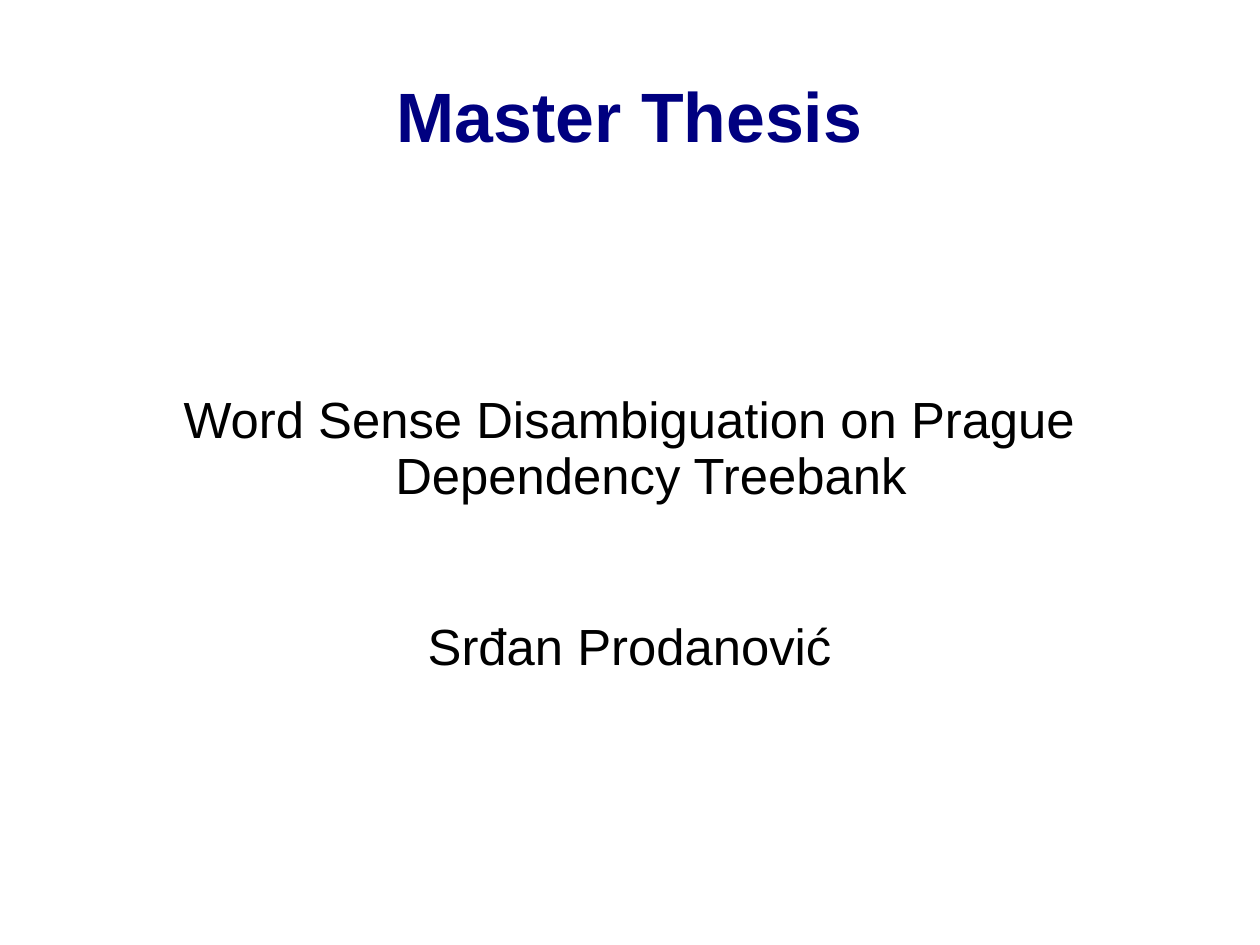
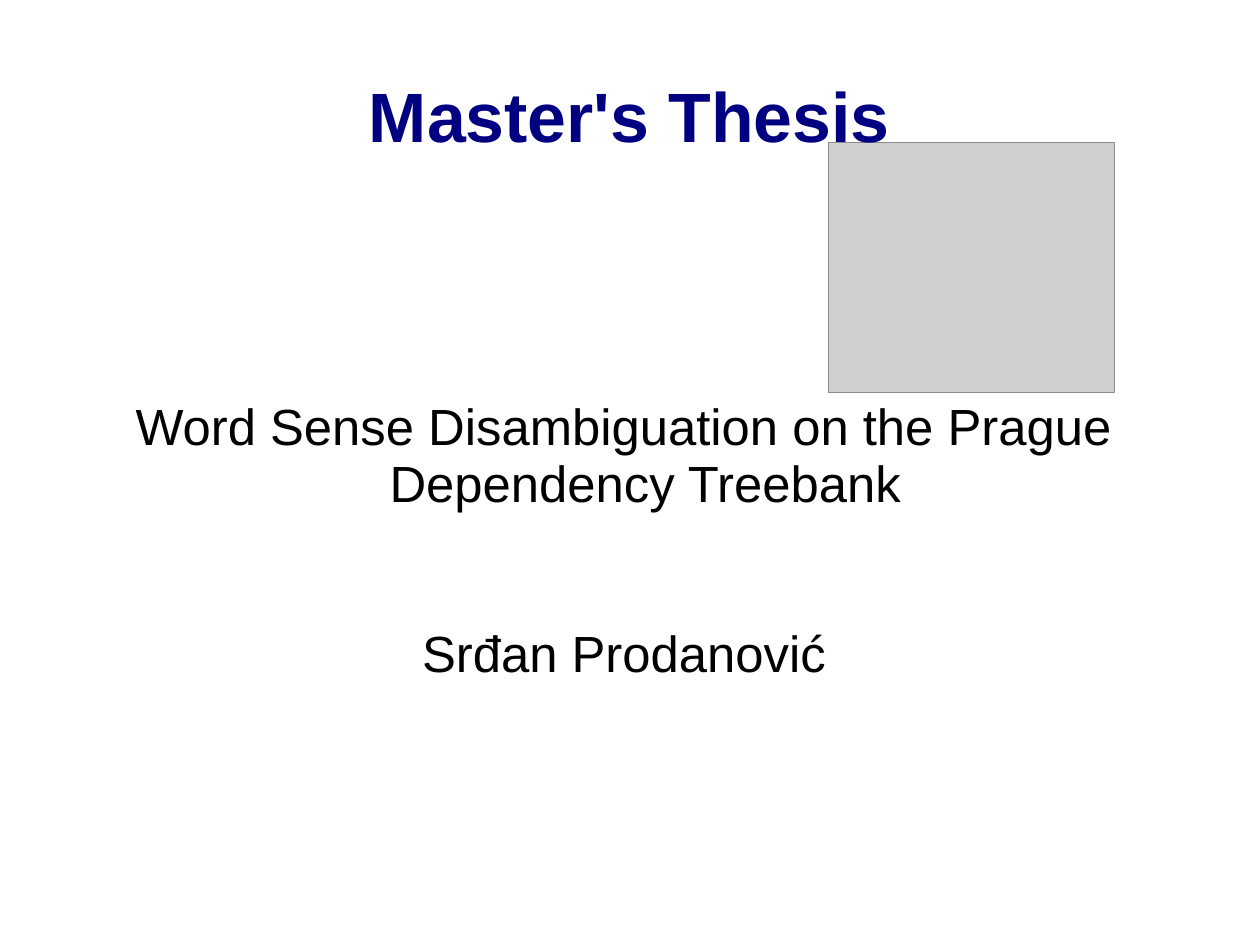
Before and after one commit to prodanovic/WSD-PDT, a slide deck: slide 1 of docs/thesis presentation.ppt. Drawn at 1260x945 pixels with LibreOffice and Linux fonts; fonts in the diff are those of the drawing; grey boxes stand for pictures; background and template pictures are left out. Boxes give left, top, right and bottom in pixels: in the first picture for what was removed or moved away, otherwise in the second. Text is boxed around its words. In the diff, an @@ line names an element or a change of style, - is before the commit and + after.

Commit message:
new presentation

```diff
--- a/docs/thesis presentation.ppt
+++ b/docs/thesis presentation.ppt
@@ title at <box>369,91,890,155</box>: text changed @@
-Master Thesis
+Master's Thesis
@@ picture added at <box>829,143,1115,392</box> @@
@@ subtitle "Word Sense Disambiguation on the ...": place and size @@
-subtitle "Word Sense Disambiguation on the ..." at <box>184,401,1075,666</box>
+subtitle "Word Sense Disambiguation on the ..." at <box>136,408,1112,673</box>
@@ subtitle at <box>136,408,1112,513</box>: text changed @@
-Word Sense Disambiguation on Prague Dependency Treebank
+Word Sense Disambiguation on the Prague Dependency Treebank
```
Also in this commit, not shown: 5 other slides changed, 1 slide added, 4 slides removed.
